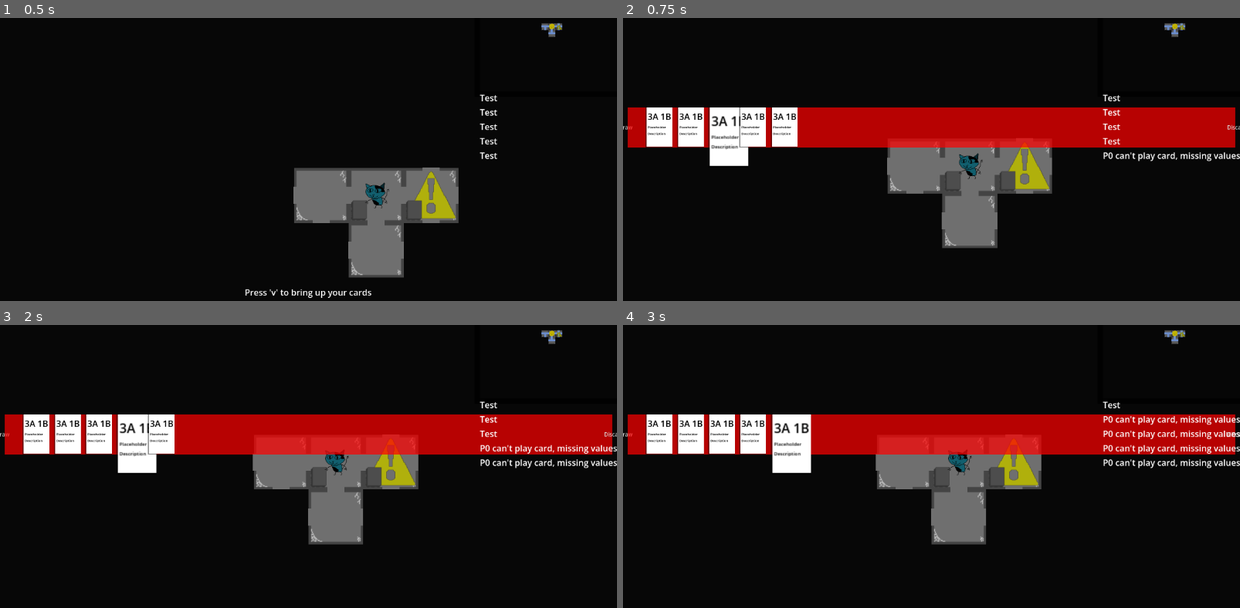
Above: before the commit, frames 1-4 (two rows, left to right).
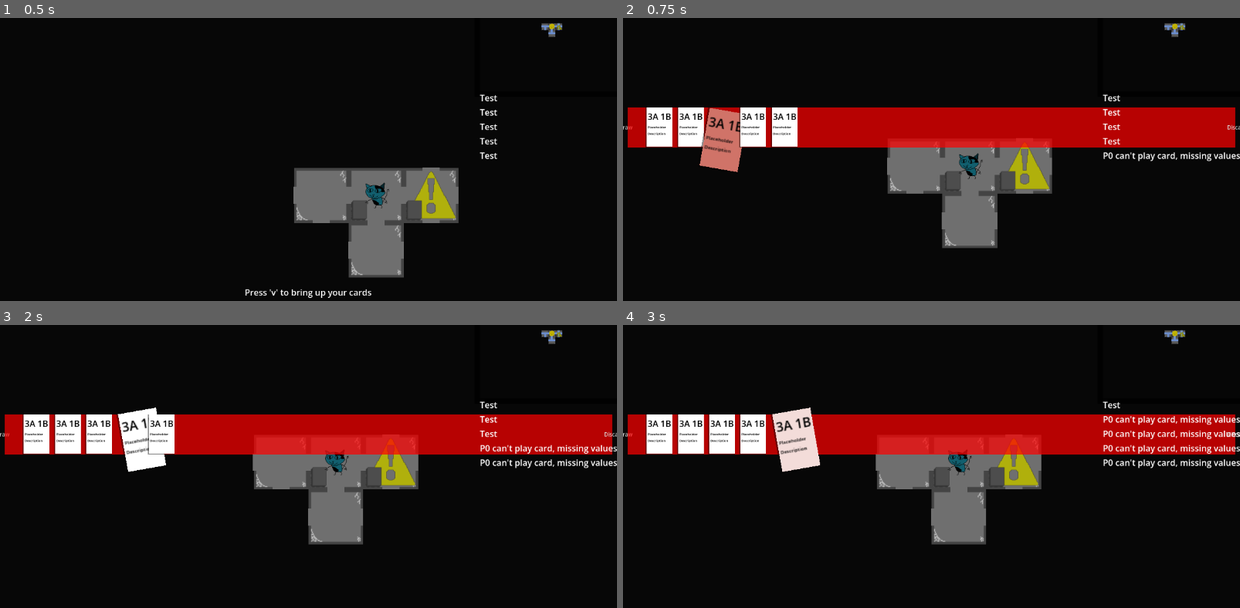
Above: after the commit, the same moments.

Repository: emrysshevek/gameganggame
Game: Godot game, scene res://scenes/GameScene.tscn
The game is run twice, just before and just after one commit, with the same random seed, the same clock (stepped at 60 frames per second) and the same inputs.
Inputs (mouse positions are in pixels of both pictures, inside the frame that each line leads up to):
- Up to frame 1 (0.5 s): no input
- Up to frame 2 (0.75 s): tap V (debug_v) at 0.5 s; move the mouse to (1067, 111) at 0.52 s; hold D (move_right) from 0.53 s (still down); click (1067, 111) at 0.6 s
- Up to frame 3 (2 s): release D (move_right) at 1.25 s; drag from (185, 452) to (277, 503) at 1.27 s
- Up to frame 4 (3 s): move the mouse to (993, 358) at 2.02 s; hold D (move_right) 2.03-2.75 s; click (993, 358) at 2.1 s; click "Draw" at 2.75 s

Frame 1 is identical in both runs. In frame 2, 1.4% of the frame differs, in the area x 12-21%, y 31-55%; in frame 3, 0.7%; in frame 4, 1.5%, in the area x 23-33%, y 29-53%.

Commit message:
tweens for card unplayable and character damage

Diff:
--- a/cards/card.gd
+++ b/cards/card.gd
@@ -24,6 +24,7 @@
 @export var _frontside: Node
 @export var _description_label: Label
 @export var _costs_hbox: HBoxContainer
+@export var _background_rect: ColorRect
 
 var owning_character:Character #should change this to a reference to the character later
 #endregion
@@ -68,8 +69,8 @@
 		if value_man.get_value(each_value_type) >= cost[each_value_type]:
 			pass
 		else:
+			fail_to_play()
 			return false
-			#make card play 'cant be played' animation or sound
 	for each_value_type in cost.keys():
 		value_man.reserve_value(each_value_type, cost[each_value_type])
 	return true
@@ -177,6 +178,14 @@
 
 func highlight_return():
 	scale = Vector2(1,1)
+
+func fail_to_play():
+	var new_tween = get_tree().create_tween()
+	new_tween.tween_property(self, "rotation_degrees", 15, Config.animation_speed * 0.1)
+	new_tween.parallel().tween_property(_frontside, "self_modulate", Color("#b82d1d"), Config.animation_speed * 0.1)
+	new_tween.tween_property(self, "rotation_degrees", -15, Config.animation_speed * 0.1)
+	new_tween.parallel().tween_property(_frontside, "self_modulate", Color("#ffffff"), Config.animation_speed * 0.1)
+	new_tween.tween_property(self, "rotation_degrees", 0, Config.animation_speed * 0.1)
 #endregion
 
 #region Private Methods
--- a/cards/card.tscn
+++ b/cards/card.tscn
@@ -3,7 +3,7 @@
 [ext_resource type="Script" uid="uid://cq0rkd2f0cx1d" path="res://cards/card.gd" id="1_ivai2"]
 [ext_resource type="PackedScene" uid="uid://ddbf7ide4v43w" path="res://components/focusable/focusable.tscn" id="2_nwofj"]
 
-[node name="Card" type="Control" unique_id=693299294 node_paths=PackedStringArray("_backside", "_frontside", "_description_label", "_costs_hbox")]
+[node name="Card" type="Control" unique_id=693299294 node_paths=PackedStringArray("_backside", "_frontside", "_description_label", "_costs_hbox", "_background_rect")]
 custom_minimum_size = Vector2(50, 75)
 layout_mode = 3
 anchors_preset = 0
@@ -18,6 +18,7 @@
 _frontside = NodePath("MarginContainer/Front")
 _description_label = NodePath("MarginContainer/Front/MarginContainer/VBoxContainer/Description")
 _costs_hbox = NodePath("MarginContainer/Front/MarginContainer/VBoxContainer/Costs")
+_background_rect = NodePath("ColorRect")
 
 [node name="ColorRect" type="ColorRect" parent="." unique_id=1177070234]
 layout_mode = 1
--- a/entities/character.gd
+++ b/entities/character.gd
@@ -67,6 +67,7 @@
 func take_damage(amount:int):
 	health_current -= amount
 	health_changed.emit(self, health_current + amount, health_current)
+	character_sprite.damage_animation()
 	if health_current <= 0:
 		die()
 
--- a/entities/grid_sprite.gd
+++ b/entities/grid_sprite.gd
@@ -62,10 +62,20 @@
 func set_type(type_to_set:Model.ObjectTypes):
 	type = type_to_set
 
-func trigger_enter_ability(target:Character):
+func damage_animation():
+	var new_tween = get_tree().create_tween()
+	var previous_color = self.self_modulate
+	new_tween.tween_property(self, "self_modulate", Color("ffffff"), Config.animation_speed * 0.2)
+	new_tween.tween_property(self, "self_modulate", Color("#b82d1d"), Config.animation_speed * 0.5)
+	new_tween.tween_property(self, "self_modulate", Color("ffffff"), Config.animation_speed * 0.2)
+	new_tween.tween_property(self, "self_modulate", Color("#b82d1d"), Config.animation_speed * 0.5)
+	new_tween.tween_property(self, "self_modulate", Color("ffffff"), Config.animation_speed * 0.2)
+	new_tween.tween_property(self, "self_modulate", previous_color, Config.animation_speed)
+
+func trigger_enter_ability(target:Character): #override for hazards
 	pass
 
-func trigger_exit_ability(target:Character):
+func trigger_exit_ability(target:Character): #override for hazards
 	pass
 
 #endregion
--- a/global/config.gd
+++ b/global/config.gd
@@ -6,3 +6,5 @@
 
 const VALUE_MANAGER_GROUP = 'value_manager'
 const GRID_MANAGER_GROUP = 'grid_manager'
+
+const animation_speed = 1
